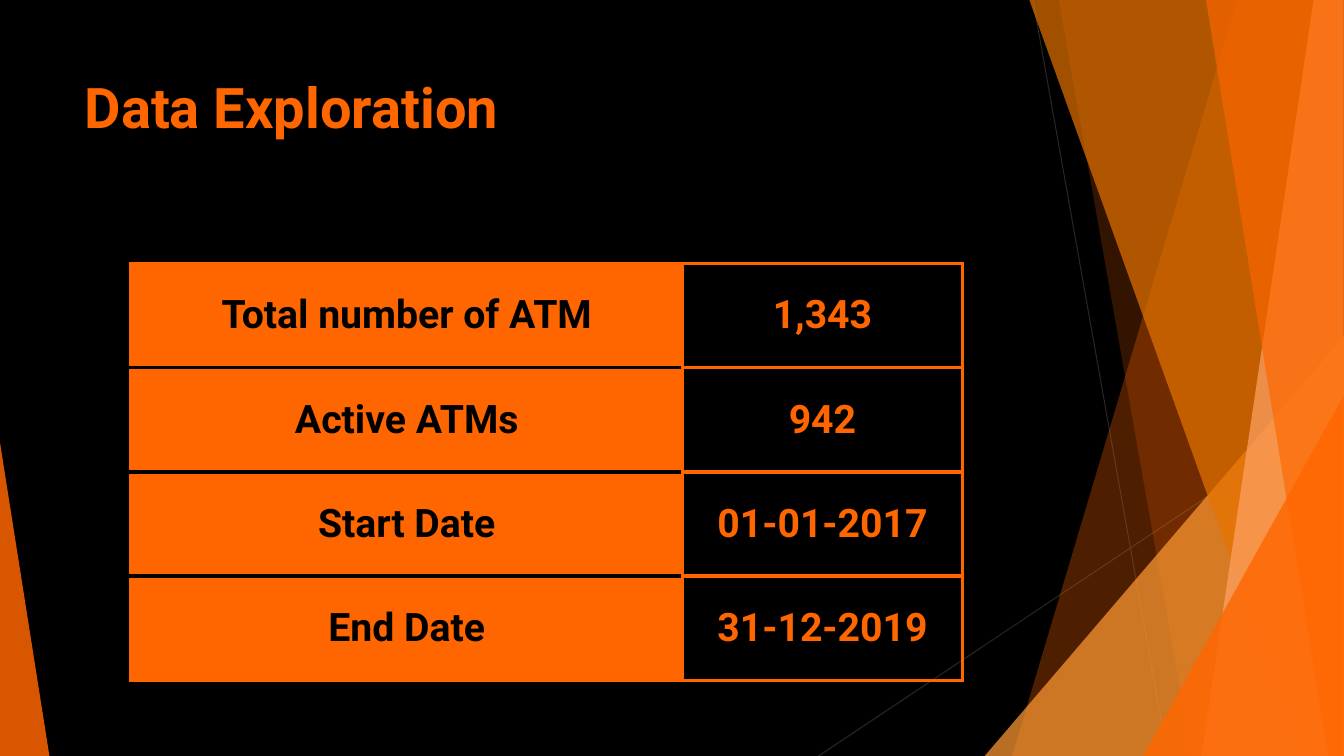
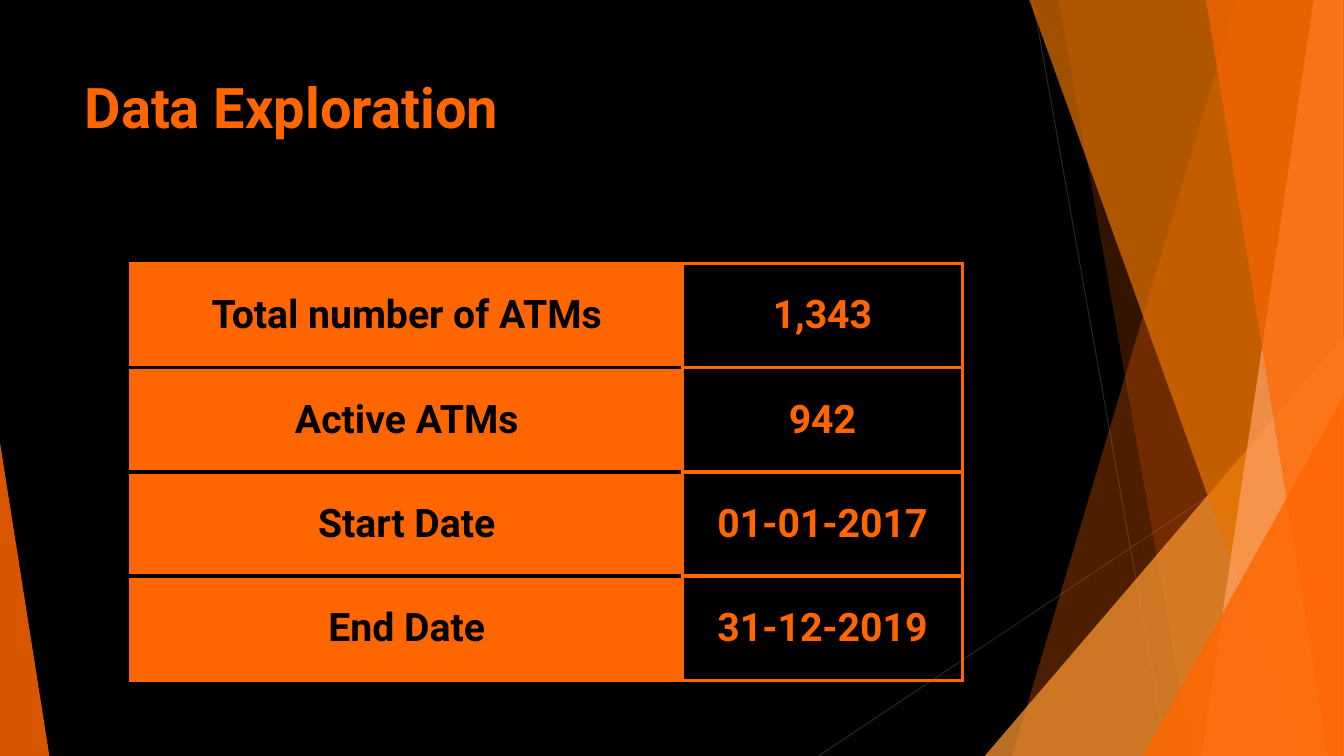
Before and after one commit to Giorgi-Kokaia/ATM-cashflow, a slide deck: slide 3 of ATM.pptx. Drawn at 1344x756 pixels with LibreOffice and Linux fonts; fonts in the diff are those of the drawing. Boxes give left, top, right and bottom in pixels: in the first picture for what was removed or moved away, otherwise in the second. Text is boxed around its words. In the diff, an @@ line names an element or a change of style, - is before the commit and + after.

```diff
--- a/ATM.pptx
+++ b/ATM.pptx
@@ table at (x1=131, y1=263, x2=963, y2=681) @@
-row 1, column 1: Total number of ATM
+row 1, column 1: Total number of ATMs
```
Also in this commit, not shown: 2 other slides changed, 6 slides added, 1 slide removed, 2 other files.
